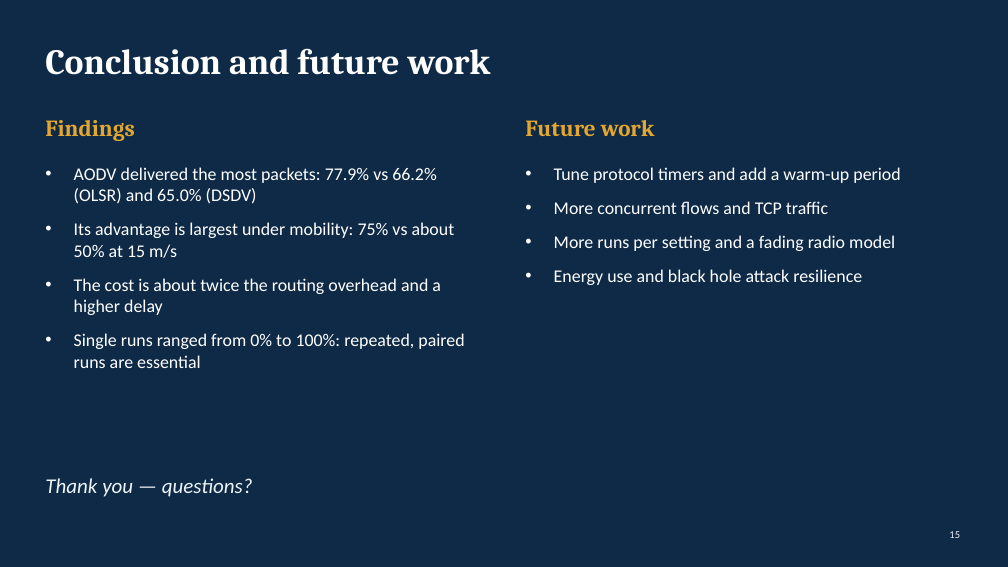
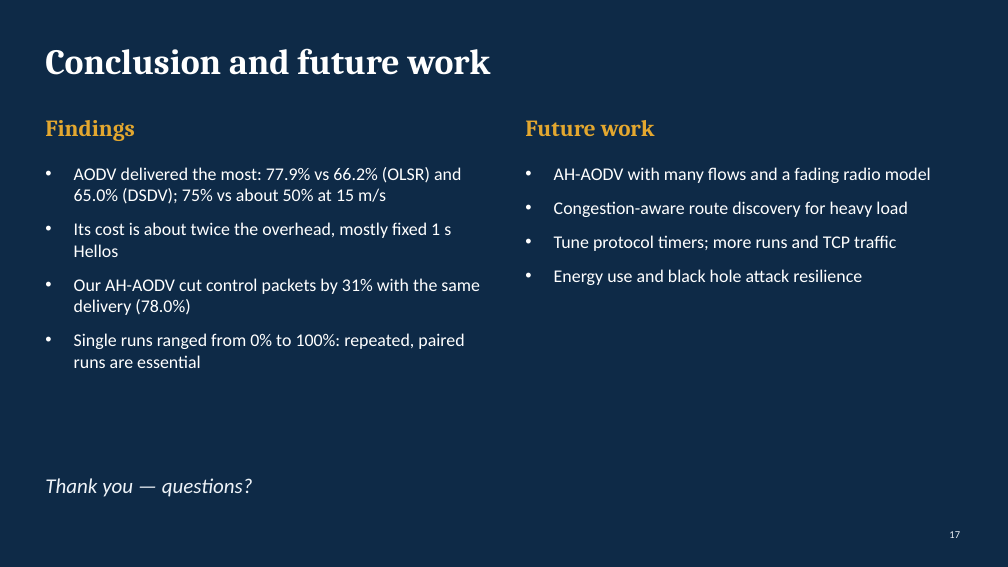
Before and after one commit to vijethmd/manet-routing-comparison, a slide deck: slide 17 of submissions/AODV_OLSR_DSDV_MANET_Team11.pptx (slide 15 before the commit). Drawn at 1008x567 pixels with LibreOffice and Linux fonts; fonts in the diff are those of the drawing. Boxes give left, top, right and bottom in pixels: in the first picture for what was removed or moved away, otherwise in the second. Text is boxed around its words. In the diff, an @@ line names an element or a change of style, - is before the commit and + after.

Commit message:
Update report and slides for AH-AODV and the AAT report guidelines
Report (PDF and Word): adds AH-AODV and its performance analysis; now
25 pages at a true 12 pt with every chapter within its page limit and a
192-word abstract. The earlier PDF had been shrunk to about 8.4 pt by a
table wider than the text block.

Slides (PPTX and PDF): one slide of graphs per experiment and an AH-AODV
slide; jitter, NRL and the validation slide removed.

```diff
--- a/submissions/AODV_OLSR_DSDV_MANET_Team11.pptx
+++ b/submissions/AODV_OLSR_DSDV_MANET_Team11.pptx
@@ text at [74, 167, 480, 315]: text changed @@
-• AODV delivered the most packets: 77.9% vs 66.2% (OLSR) and 65.0% (DSDV)
-• Its advantage is largest under mobility: 75% vs about 50% at 15 m/s
-• The cost is about twice the routing overhead and a higher delay
+• AODV delivered the most: 77.9% vs 66.2% (OLSR) and 65.0% (DSDV); 75% vs about 50% at 15 m/s
+• Its cost is about twice the overhead, mostly fixed 1 s Hellos
+• Our AH-AODV cut control packets by 31% with the same delivery (78.0%)
@@ text at [554, 167, 931, 251]: text changed @@
-• Tune protocol timers and add a warm-up period
-• More concurrent flows and TCP traffic
-• More runs per setting and a fading radio model
+• AH-AODV with many flows and a fading radio model
+• Congestion-aware route discovery for heavy load
+• Tune protocol timers; more runs and TCP traffic
@@ page number at [949, 531, 960, 538]: text changed @@
-15
+17
```
Also in this commit, not shown: 14 other slides changed, 2 slides added, 3 other files.
